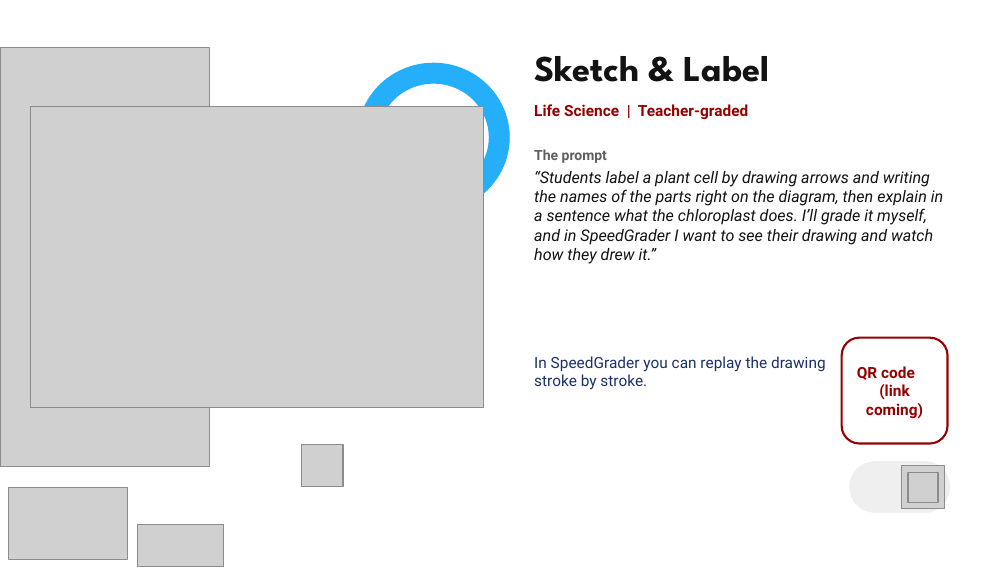
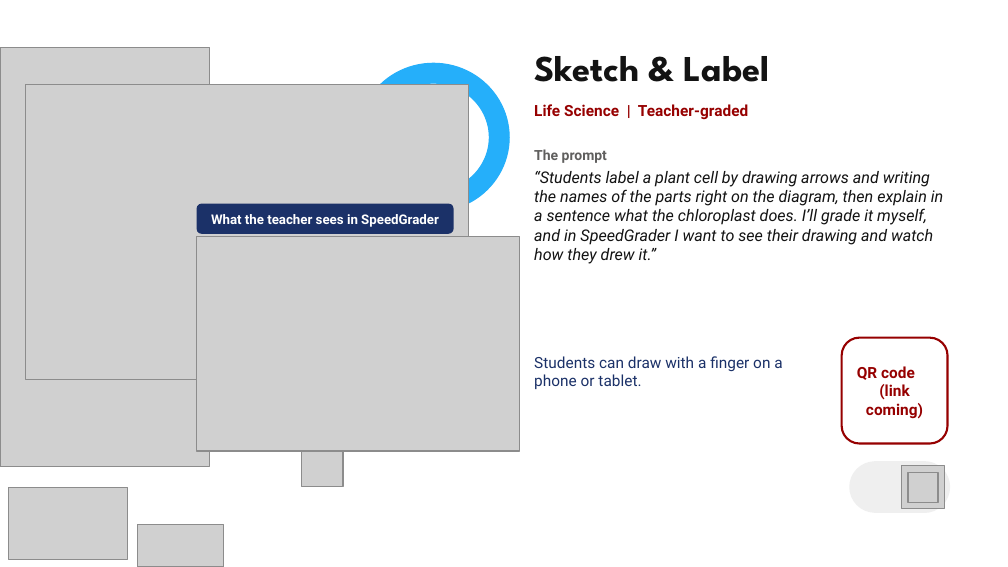
Before and after one commit to VirtualArkansasOrg/zest-spec, a slide deck: slide 15 of presentations/2026-vlla/deck/zest-vlla-2026.pptx (slide 14 before the commit). Drawn at 1008x567 pixels with LibreOffice and Linux fonts; fonts in the diff are those of the drawing; grey boxes stand for pictures. Boxes give left, top, right and bottom in pixels: in the first picture for what was removed or moved away, otherwise in the second. Text is boxed around its words. In the diff, an @@ line names an element or a change of style, - is before the commit and + after.

```diff
--- a/presentations/2026-vlla/deck/zest-vlla-2026.pptx
+++ b/presentations/2026-vlla/deck/zest-vlla-2026.pptx
@@ picture: place and size @@
-picture at bbox=[30, 107, 484, 408]
+picture at bbox=[25, 85, 469, 379]
@@ rounded rectangle added at bbox=[197, 204, 454, 234], fill #1B3168, 9.5 pt, text #FFFFFF, bold @@
+What the teacher sees in SpeedGrader
@@ picture added at bbox=[197, 237, 519, 451] @@
@@ text at bbox=[534, 356, 782, 389]: text changed @@
-In SpeedGrader you can replay the drawing stroke by stroke.
+Students can draw with a finger on a phone or tablet.
```
Also in this commit, not shown: 9 other slides changed, 1 slide added, 14 other files.
